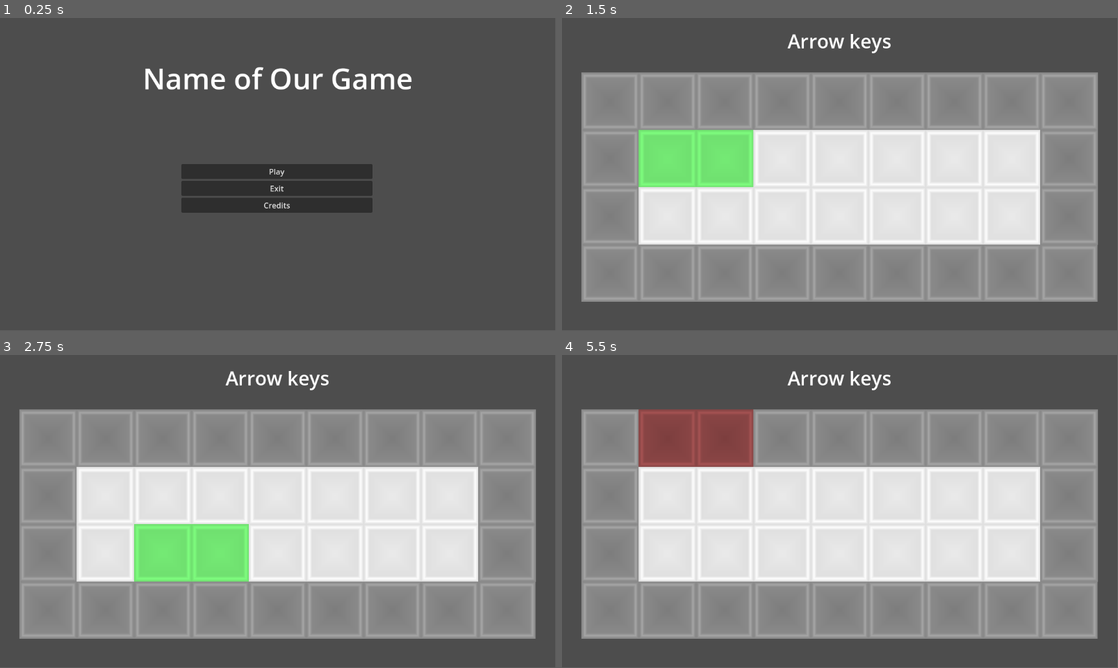
Above: before the commit, frames 1-4 (two rows, left to right).
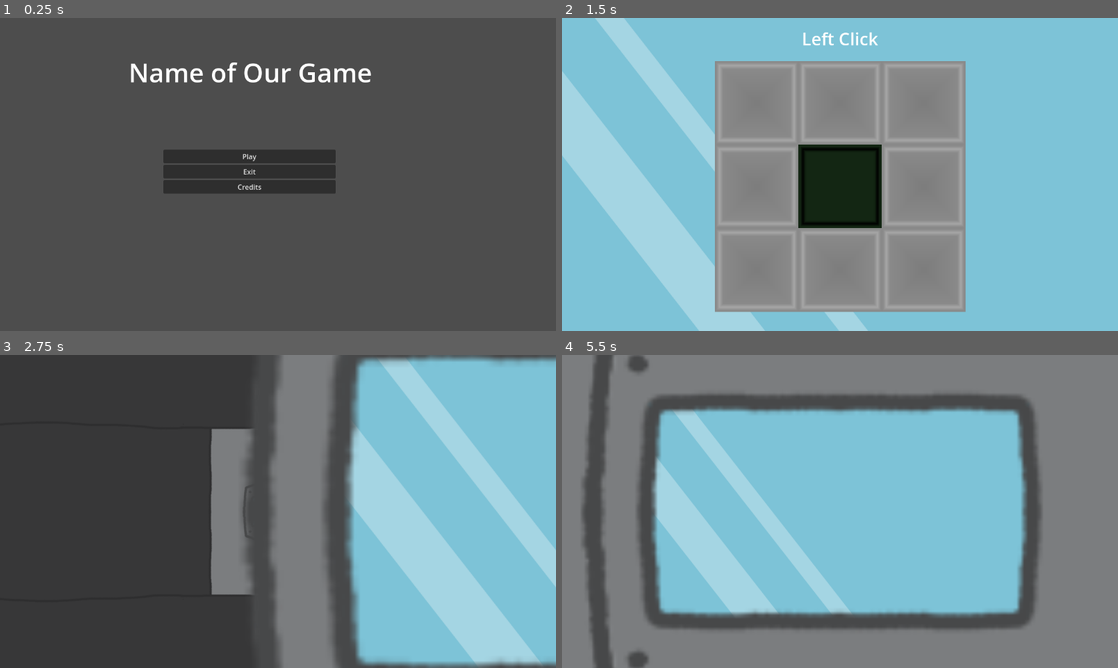
Above: after the commit, the same moments.

Repository: robotabc773/Brackeys2024.1
Game: Godot game, scene res://scenes/main_menu.tscn
Same seed, same stepped clock (60 frames per second), same inputs: the game is played once before the commit and once after it.
Inputs (mouse positions are in pixels of both pictures, inside the frame that each line leads up to):
- Up to frame 1 (0.25 s): no input
- Up to frame 2 (1.5 s): click "Play" at 0.5 s; tap Enter at 1.25 s; move the mouse to (840, 187) at 1.27 s; hold D from 1.28 s (still down); tap C at 1.35 s; click (840, 187) at 1.42 s
- Up to frame 3 (2.75 s): move the mouse to (166, 527) at 2.02 s; release D at 2.03 s; hold S from 2.03 s (still down); tap R at 2.1 s
- Up to frame 4 (5.5 s): move the mouse to (895, 442) at 2.77 s; release S at 2.78 s; hold D 2.78-3.53 s; tap C at 2.85, 4.35 s; move the mouse to (812, 574) at 3.52 s; hold W 3.53-4.28 s; tap R at 3.6, 5.1 s; click (812, 574) at 3.67 s; move the mouse to (1006, 558) at 4.27 s; hold A from 4.28 s (still down); move the mouse to (673, 464) at 5.02 s
In our replay, the window is 799x449 before the commit and 800x450 after it. These sizes can differ from the game's own. Grey fills any space a smaller window leaves; there, only what the larger window draws over its background counts as a difference.

The runs differ from the first frame. In frame 1, 5.9% of the frame differs, in the area x 23-75%, y 14-63%; in frame 2, 85%, in the area x 0-100%, y 0-100%; in frame 3, 79%; in frame 4, 84%.

Commit message:
between-levels animation

Diff:
--- /dev/null
+++ b/level_num.gd
@@ -0,0 +1,3 @@
+extends Node
+
+@export var num = 0
--- a/project.godot
+++ b/project.godot
@@ -15,6 +15,10 @@
 config/features=PackedStringArray("4.2", "Forward Plus")
 config/icon="res://icon.svg"
 
+[autoload]
+
+LevelNum="*res://level_num.gd"
+
 [debug]
 
 gdscript/warnings/untyped_declaration=1
@@ -22,3 +26,8 @@
 gdscript/warnings/unsafe_method_access=1
 gdscript/warnings/unsafe_cast=1
 gdscript/warnings/unsafe_call_argument=1
+
+[display]
+
+window/size/viewport_width=1280
+window/size/viewport_height=720
--- a/scenes/level.tscn
+++ b/scenes/level.tscn
@@ -1,8 +1,9 @@
-[gd_scene load_steps=5 format=3 uid="uid://8886tl48uvqr"]
+[gd_scene load_steps=6 format=3 uid="uid://do104jpe4rmyq"]
 
 [ext_resource type="Script" path="res://scripts/level_loader.gd" id="1_6o8tb"]
 [ext_resource type="Script" path="res://scripts/logic_grid.gd" id="2_e0wfj"]
 [ext_resource type="Script" path="res://scripts/stamp_select.gd" id="3_7b3wp"]
+[ext_resource type="Texture2D" uid="uid://ckm1tnqjmlmys" path="res://sprites/background.png" id="4_mxg21"]
 
 [sub_resource type="LabelSettings" id="LabelSettings_g5ddf"]
 font_size = 40
@@ -55,3 +56,8 @@
 layout_mode = 2
 size_flags_vertical = 8
 script = ExtResource("3_7b3wp")
+
+[node name="Sprite2D" type="Sprite2D" parent="."]
+z_index = -5
+position = Vector2(640, 360)
+texture = ExtResource("4_mxg21")
--- /dev/null
+++ b/scenes/next-door.gd
@@ -0,0 +1,20 @@
+extends Node2D
+var timer = 0
+@export var time_to_move = 2.2
+@export var speed = 1.25
+
+@export var level = "res://scenes/level.tscn"
+
+# Called when the node enters the scene tree for the first time.
+func _ready():
+	pass # Replace with function body.
+
+
+# Called every frame. 'delta' is the elapsed time since the previous frame.
+func _process(delta):
+	timer += delta
+	if scale.x >= 11.2:
+		await get_tree().create_timer(0.2).timeout
+		get_tree().change_scene_to_file(level)
+	if timer >= time_to_move:
+		scale += Vector2((speed + timer) * delta, (speed + timer) * delta)
--- /dev/null
+++ b/scenes/old-right.gd
@@ -0,0 +1,15 @@
+extends Node2D
+var timer = 0
+@export var time_to_move = 0
+@export var speed = 800
+
+# Called when the node enters the scene tree for the first time.
+func _ready():
+	pass # Replace with function body.
+
+
+# Called every frame. 'delta' is the elapsed time since the previous frame.
+func _process(delta):
+	timer += delta
+	if timer >= time_to_move:
+		position.x += speed * delta
--- /dev/null
+++ b/scenes/transition-ani.tscn
@@ -0,0 +1,51 @@
+[gd_scene load_steps=7 format=3 uid="uid://bu65oytt1w3ic"]
+
+[ext_resource type="Script" path="res://scenes/old-right.gd" id="1_2jkt7"]
+[ext_resource type="Texture2D" uid="uid://ckm1tnqjmlmys" path="res://sprites/background.png" id="1_a4kxd"]
+[ext_resource type="Texture2D" uid="uid://cpjokiaab6pbq" path="res://sprites/door_ani_parts/right_door.png" id="1_b551w"]
+[ext_resource type="Script" path="res://scenes/next-door.gd" id="4_sege5"]
+[ext_resource type="Texture2D" uid="uid://oio4bf8ckj1g" path="res://sprites/door_ani_parts/left_door.png" id="4_tqgoi"]
+[ext_resource type="Texture2D" uid="uid://dfm14qbxcjv4" path="res://sprites/door_ani_parts/frame.png" id="5_hcx63"]
+
+[node name="Transition-ani" type="Node2D"]
+
+[node name="Node2D" type="Node2D" parent="."]
+script = ExtResource("1_2jkt7")
+
+[node name="Sprite2D2" type="Sprite2D" parent="Node2D"]
+position = Vector2(656, 360)
+scale = Vector2(13.465, 13.465)
+texture = ExtResource("1_b551w")
+
+[node name="Sprite2D" type="Sprite2D" parent="Node2D"]
+z_index = -5
+position = Vector2(640, 360)
+texture = ExtResource("1_a4kxd")
+
+[node name="Node2D2" type="Node2D" parent="."]
+position = Vector2(638, 360.575)
+script = ExtResource("4_sege5")
+
+[node name="Node2D" type="Node2D" parent="Node2D2"]
+
+[node name="Sprite2D" type="Sprite2D" parent="Node2D2/Node2D"]
+z_index = -7
+scale = Vector2(1.2, 1.2)
+texture = ExtResource("1_b551w")
+
+[node name="Sprite2D2" type="Sprite2D" parent="Node2D2/Node2D"]
+z_index = -8
+scale = Vector2(0.095, 0.095)
+texture = ExtResource("1_a4kxd")
+
+[node name="Node2D2" type="Node2D" parent="Node2D2"]
+
+[node name="Sprite2D" type="Sprite2D" parent="Node2D2/Node2D2"]
+z_index = -9
+scale = Vector2(1.2, 1.2)
+texture = ExtResource("4_tqgoi")
+
+[node name="Sprite2D" type="Sprite2D" parent="Node2D2"]
+z_index = -6
+scale = Vector2(1.2, 1.2)
+texture = ExtResource("5_hcx63")
--- a/scripts/level_loader.gd
+++ b/scripts/level_loader.gd
@@ -18,6 +18,8 @@
 var stamp_empty_3 : Tool = tool_stamp.new([Vector2i(-1, -1), Vector2i(-1, 0), Vector2i(-1, 1), Vector2i(-1, 2), Vector2i(0, -1), Vector2i(0, 0), Vector2i(0, 1), Vector2i(0, 2), Vector2i(1, -1), Vector2i(1, 0), Vector2i(1, 1), Vector2i(1, 2), Vector2i(2, -1), Vector2i(2, 0), Vector2i(2, 2)])
 var stamp_empty_4 : Tool = tool_stamp.new([Vector2i(-1, -1), Vector2i(-1, 0), Vector2i(-1, 1), Vector2i(-1, 2), Vector2i(0, -1), Vector2i(0, 0), Vector2i(0, 1), Vector2i(0, 2), Vector2i(1, -1), Vector2i(1, 0), Vector2i(1, 1), Vector2i(1, 2), Vector2i(2, -1), Vector2i(2, 1), Vector2i(2, 2)])
 var stamp_morse : Tool = tool_stamp.new([Vector2i(0, 0), Vector2i(2, 0), Vector2i(3, 0)])
+
+@export var transition = "res://scenes/transition-ani.tscn"
 
 var levels : Array[Level] = [
 	#Level.new("", [], Grid.from_json('')),
@@ -53,7 +55,7 @@
 
 # Called when the node enters the scene tree for the first time.
 func _ready() -> void:
-	load_level(0)
+	load_level(LevelNum.num)
 
 
 func _unhandled_key_input(event: InputEvent) -> void:
@@ -87,5 +89,7 @@
 
 
 func finish_level() -> void:
-	if current_level < levels.size() - 1:
-		load_level(current_level + 1)
+	await get_tree().create_timer(0.3).timeout			# just wait a bit to prevent animation starting instantly on clear
+	if LevelNum.num < levels.size() - 1:
+		LevelNum.num += 1
+		get_tree().change_scene_to_file(transition)
Binary file added: sprites/background.png
Not shown, changed: sprites/background.png.import
Binary file added: sprites/background2.png
Not shown, changed: sprites/background2.png.import
Binary file added: sprites/door_ani_parts/frame.png
Not shown, changed: sprites/door_ani_parts/frame.png.import
Binary file added: sprites/door_ani_parts/left_door.png
Not shown, changed: sprites/door_ani_parts/left_door.png.import
Binary file added: sprites/door_ani_parts/right_door.png
Not shown, changed: sprites/door_ani_parts/right_door.png.import
Binary file removed: sprites/tiles/interior_tile.png
Not shown, removed: sprites/tiles/interior_tile.png.import
(and 8 more such lines)
